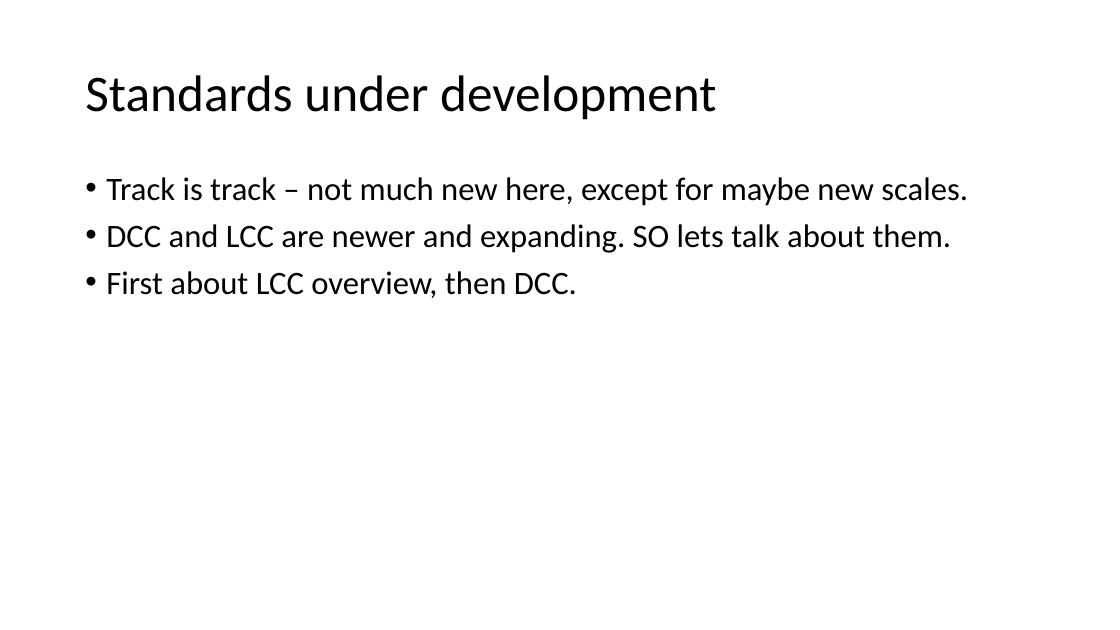
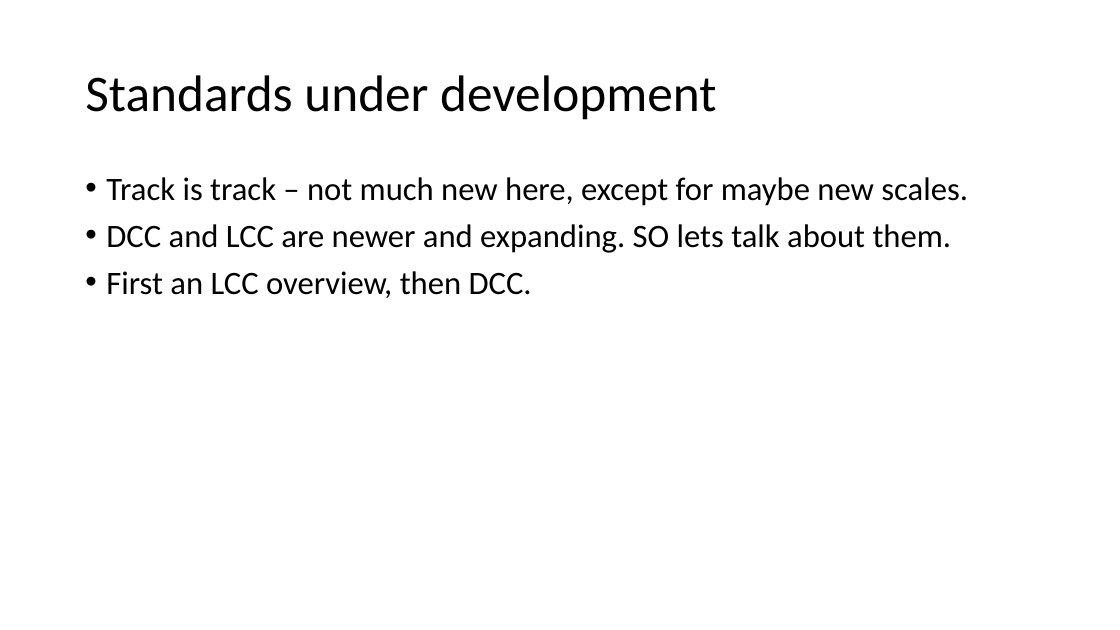
Before and after one commit to McLae/dfwtrainshows, a slide deck: slide 13 of Clinics/Standards.pptx. Drawn at 1120x630 pixels with LibreOffice and Linux fonts; fonts in the diff are those of the drawing. Boxes give left, top, right and bottom in pixels: in the first picture for what was removed or moved away, otherwise in the second. Text is boxed around its words. In the diff, an @@ line names an element or a change of style, - is before the commit and + after.

```diff
--- a/Clinics/Standards.pptx
+++ b/Clinics/Standards.pptx
@@ text at <box>106,271,532,298</box>: text changed @@
-• First about LCC overview, then DCC.
+• First an LCC overview, then DCC.
```
Also in this commit, not shown: 3 other slides changed.
